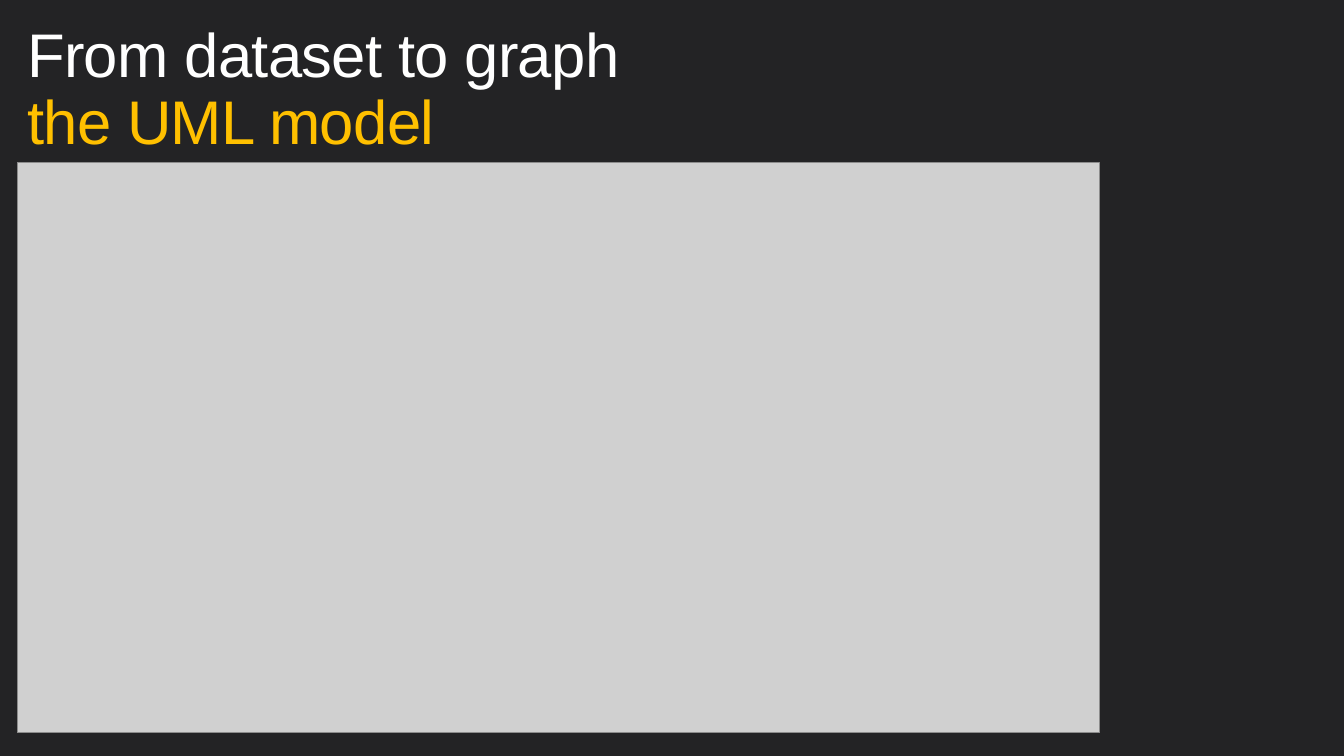
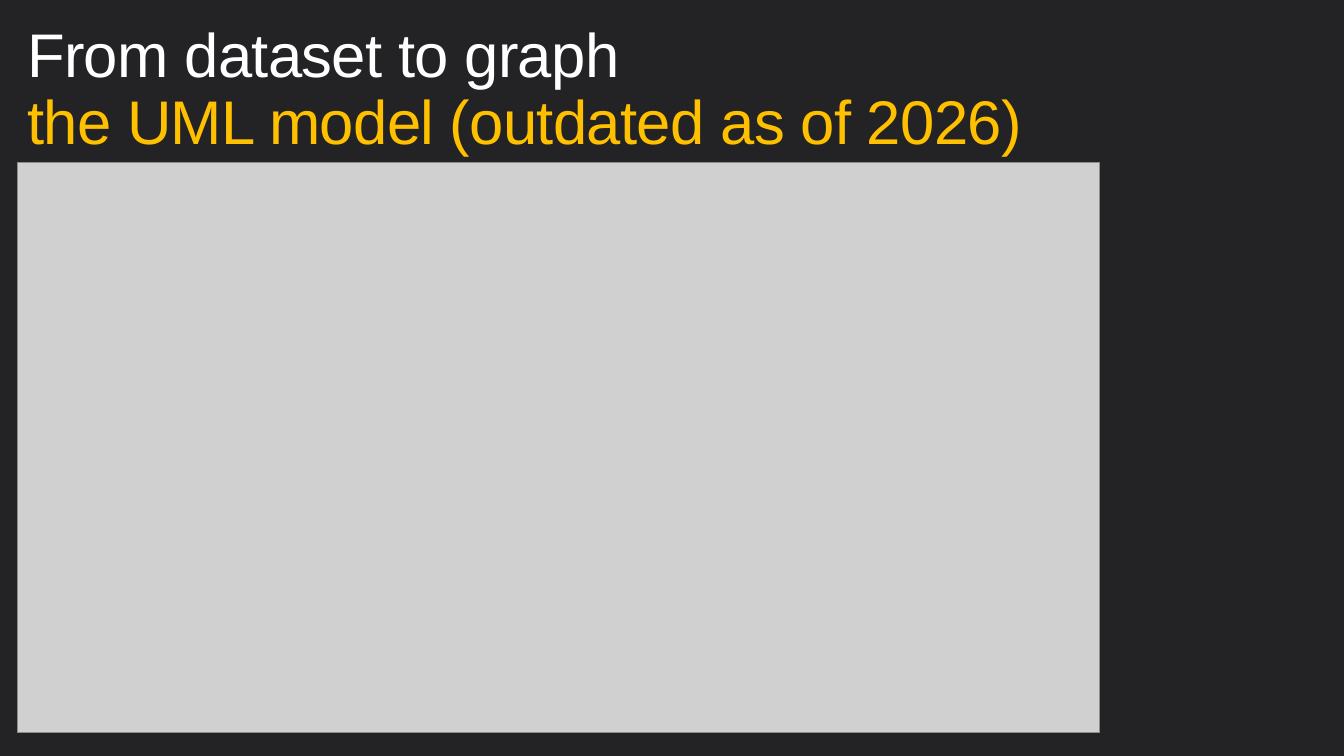
Before and after one commit to aaanh/notable-school-work, a slide deck: slide 10 of 2021w-oop/presentation.pptx. Drawn at 1344x756 pixels with LibreOffice and Linux fonts; fonts in the diff are those of the drawing; grey boxes stand for pictures. Boxes give left, top, right and bottom in pixels: in the first picture for what was removed or moved away, otherwise in the second. Text is boxed around its words. In the diff, an @@ line names an element or a change of style, - is before the commit and + after.

```diff
--- a/2021w-oop/presentation.pptx
+++ b/2021w-oop/presentation.pptx
@@ title at [27,32,1022,156]: text changed; text colour #FFFFFF to #FFC000 @@
-From dataset to graph
-the UML model
+From dataset to graph
+the UML model (outdated as of 2026)
```
Also in this commit, not shown: 1 other slide changed.
